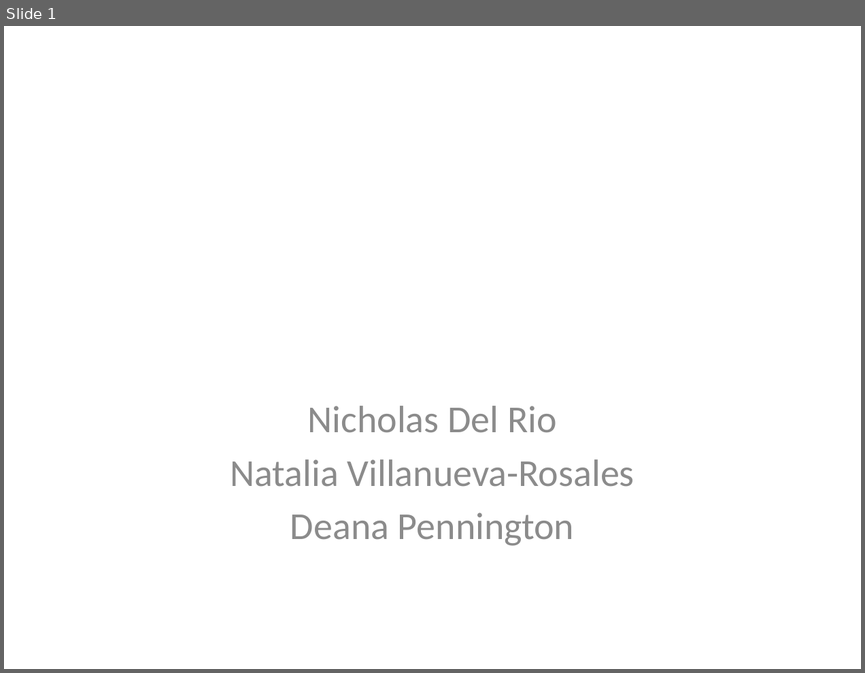
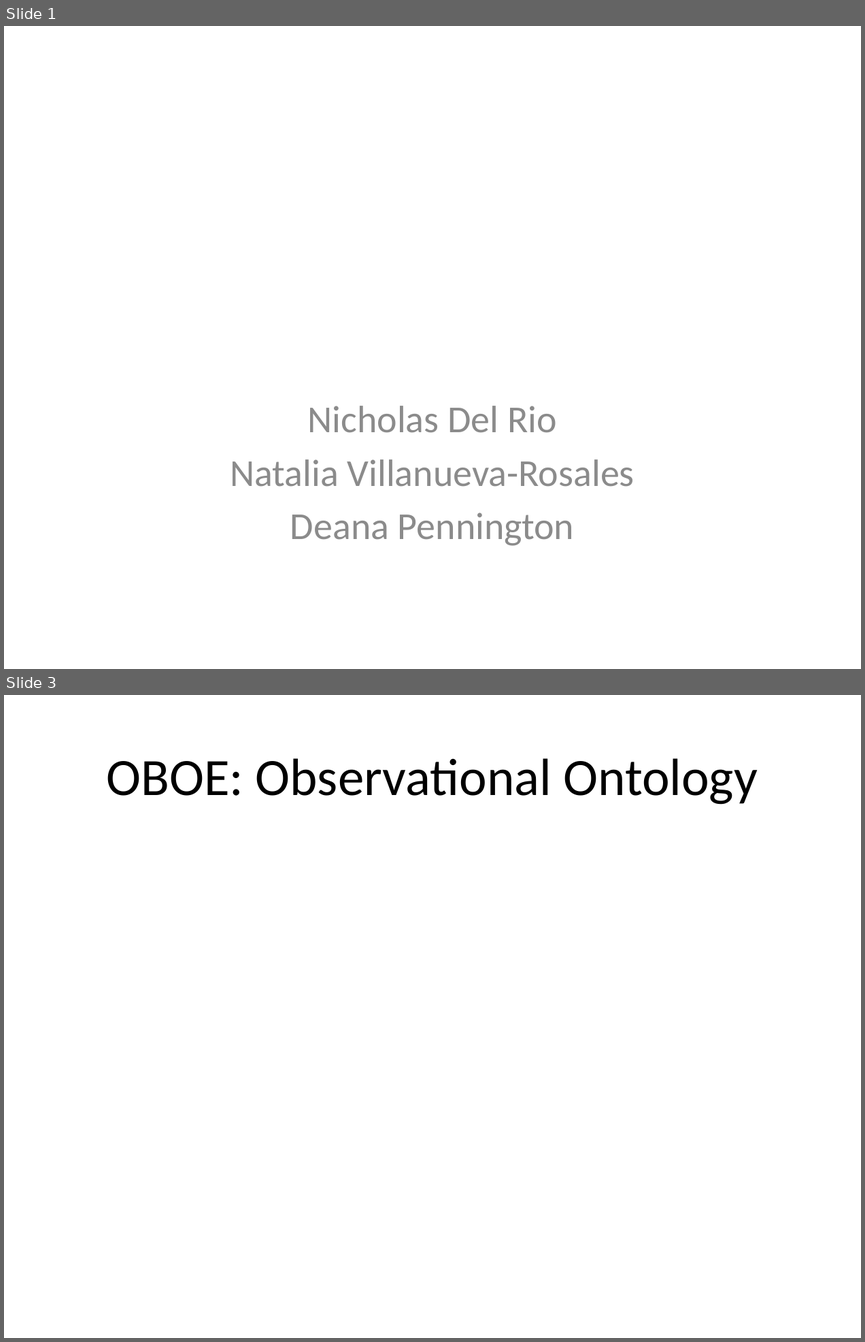
Before and after one commit to roomthily/ELSeWeb, a slide deck: documents/presentations/2013/ELSEweb-EDAC-PROV.pptx. Shown one above the other, each under a label of ours: slide 1 before the commit, slides 1 and 3 after it; the slides between them are not shown. The pictures are 865x673 and 865x1342 pixels, drawn with LibreOffice and Linux fonts; fonts in the diff are those of the drawing. Boxes give left, top, right and bottom in pixels: in the first picture for what was removed or moved away, otherwise in the second. Text is boxed around its words. In the diff, an @@ line names an element or a change of style, - is before the commit and + after.

```diff
--- a/documents/presentations/2013/ELSEweb-EDAC-PROV.pptx
+++ b/documents/presentations/2013/ELSEweb-EDAC-PROV.pptx
@@ slide 3 added at bbox=[4, 695, 861, 1338], background #FFFFFF @@
@@ title added at bbox=[107, 758, 757, 804], 44 pt, text #000000 @@
+OBOE: Observational Ontology
```
Also in this commit, not shown: 1 slide changed, 1 other slide added, 1 slide removed, 5 other files.
